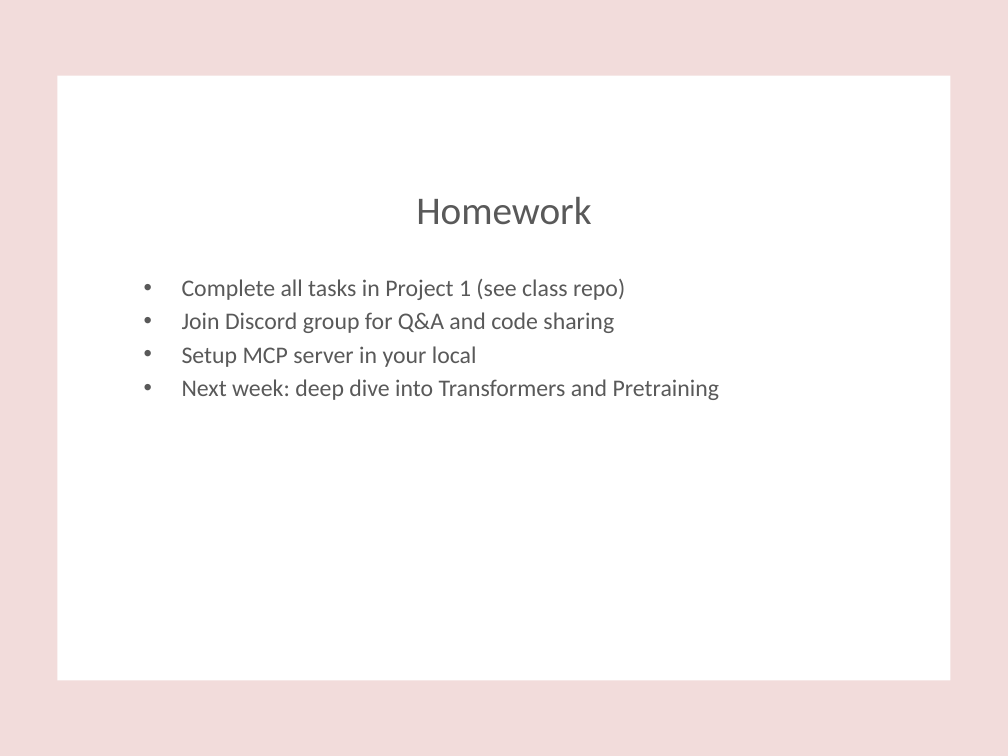
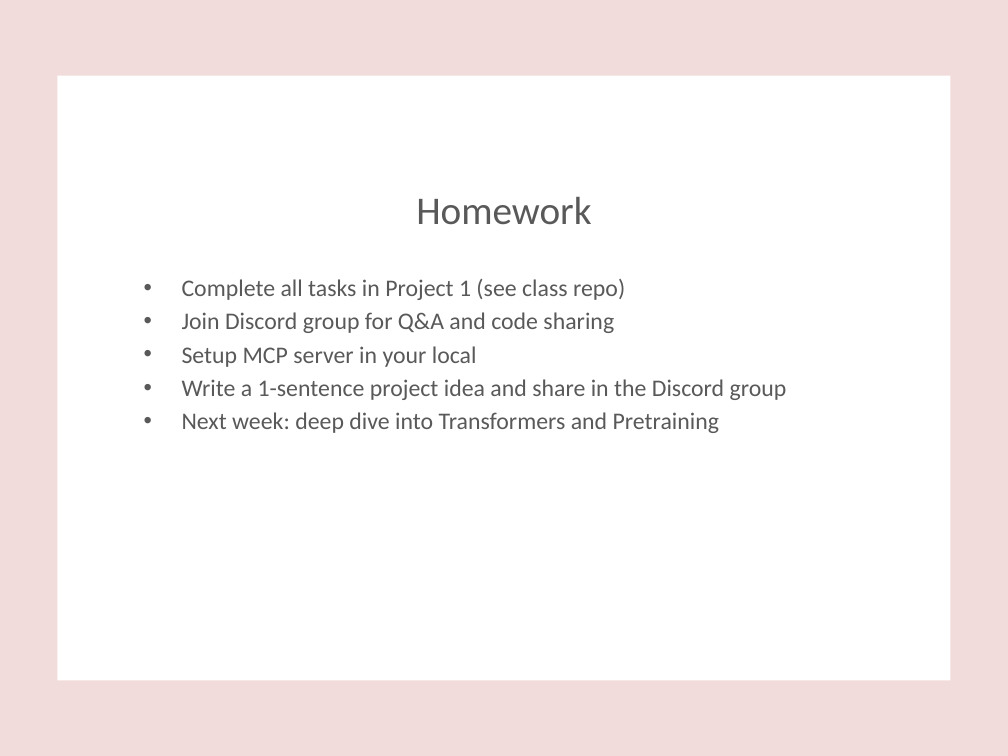
Before and after one commit to inference-ai-course/MLE_in_Gen_AI-Course, a slide deck: slide 22 of Class1/course_overview_presentation.pptx (slide 20 before the commit). Drawn at 1008x756 pixels with LibreOffice and Linux fonts; fonts in the diff are those of the drawing. Boxes give left, top, right and bottom in pixels: in the first picture for what was removed or moved away, otherwise in the second. Text is boxed around its words. In the diff, an @@ line names an element or a change of style, - is before the commit and + after.

```diff
--- a/Class1/course_overview_presentation.pptx
+++ b/Class1/course_overview_presentation.pptx
@@ text at box(182, 379, 787, 400): paragraph added @@
+• Write a 1-sentence project idea and share in the Discord group
```
Also in this commit, not shown: 1 other slide changed, 2 slides added, 6 other files.
